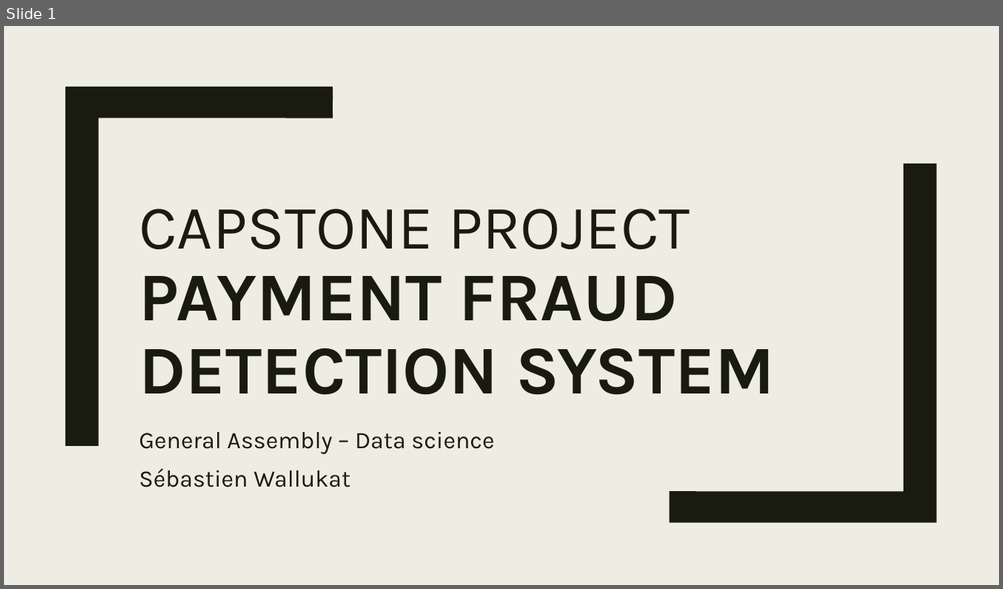
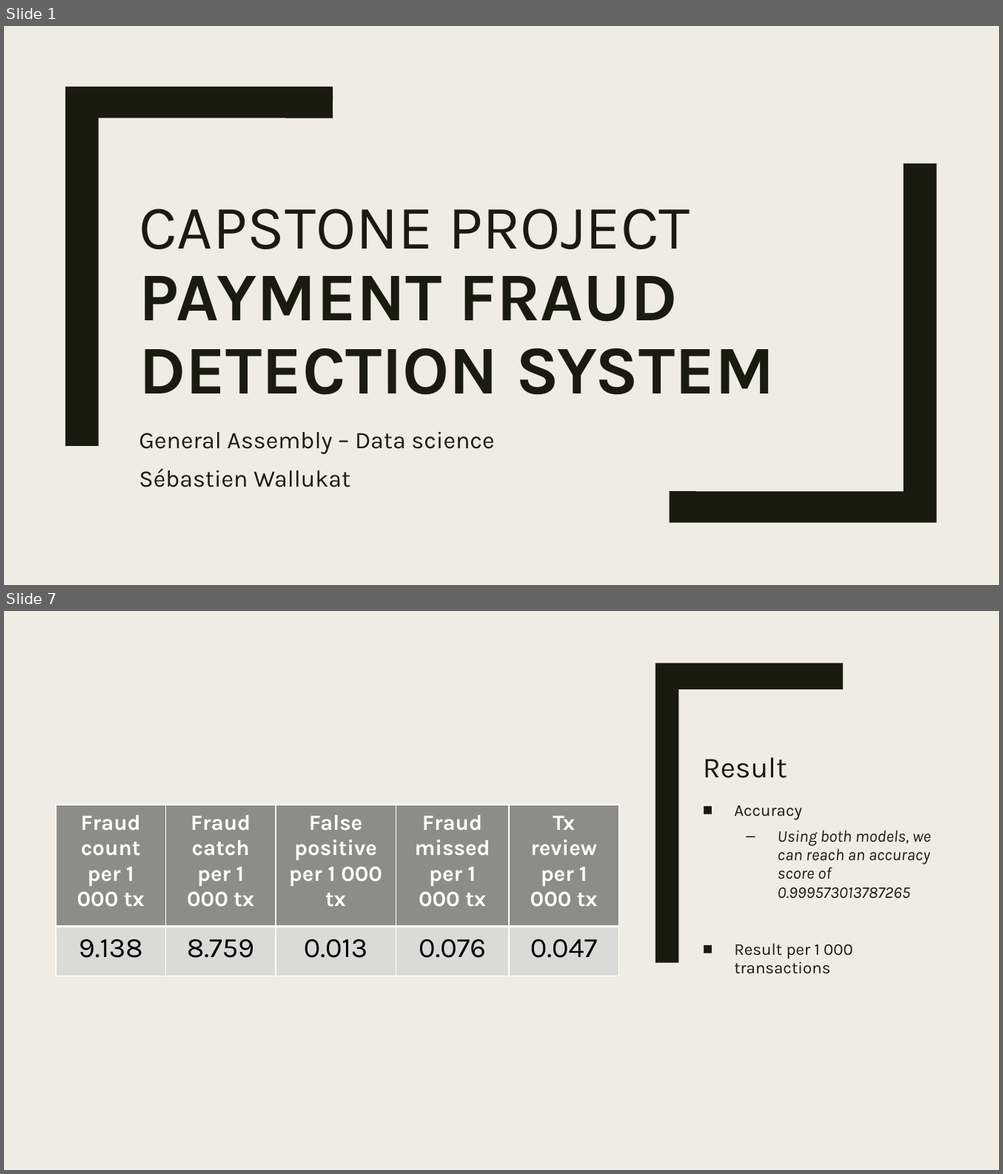
Before and after one commit to sebawall/project_sebastien, a slide deck: Project presentation.pptx. Shown one above the other, each under a label of ours: slide 1 before the commit, slides 1 and 7 after it; the slides between them are not shown. The pictures are 1003x589 and 1003x1174 pixels, drawn with LibreOffice and Linux fonts; fonts in the diff are those of the drawing. Boxes give left, top, right and bottom in pixels: in the first picture for what was removed or moved away, otherwise in the second. Text is boxed around its words. In the diff, an @@ line names an element or a change of style, - is before the commit and + after.

```diff
--- a/Project presentation.pptx
+++ b/Project presentation.pptx
@@ slide 7 added at (4,611,999,1170), background #EFEDE3 @@
@@ rectangle added at (4,611,999,1170), fill #EFEDE3 @@
@@ rectangle added at (42,611,62,1170), fill #191B0E @@
@@ freeform shape added at (655,664,842,963), fill #191B0E @@
@@ title added at (703,758,787,778), 28 pt, text #191B0E @@
+Result
@@ table added at (56,805,618,977), 2 rows, 5 columns @@
+Fraud count per 1 000 tx | Fraud catch per 1 000 tx | False positive per 1 000 tx | Fraud missed per 1 000 tx | Tx review per 1 000 tx
+9.138 | 8.759 | 0.013 | 0.076 | 0.047
@@ text added at (734,806,930,974), 16 pt, text #191B0E, italic @@
+■ Accuracy
+  – Using both models, we can reach an accuracy score of 0.999573013787265
+■ Result per 1 000 transactions
```
Also in this commit, not shown: 6 slides changed, 2 other slides added, 1 slide removed, 2 other files.
